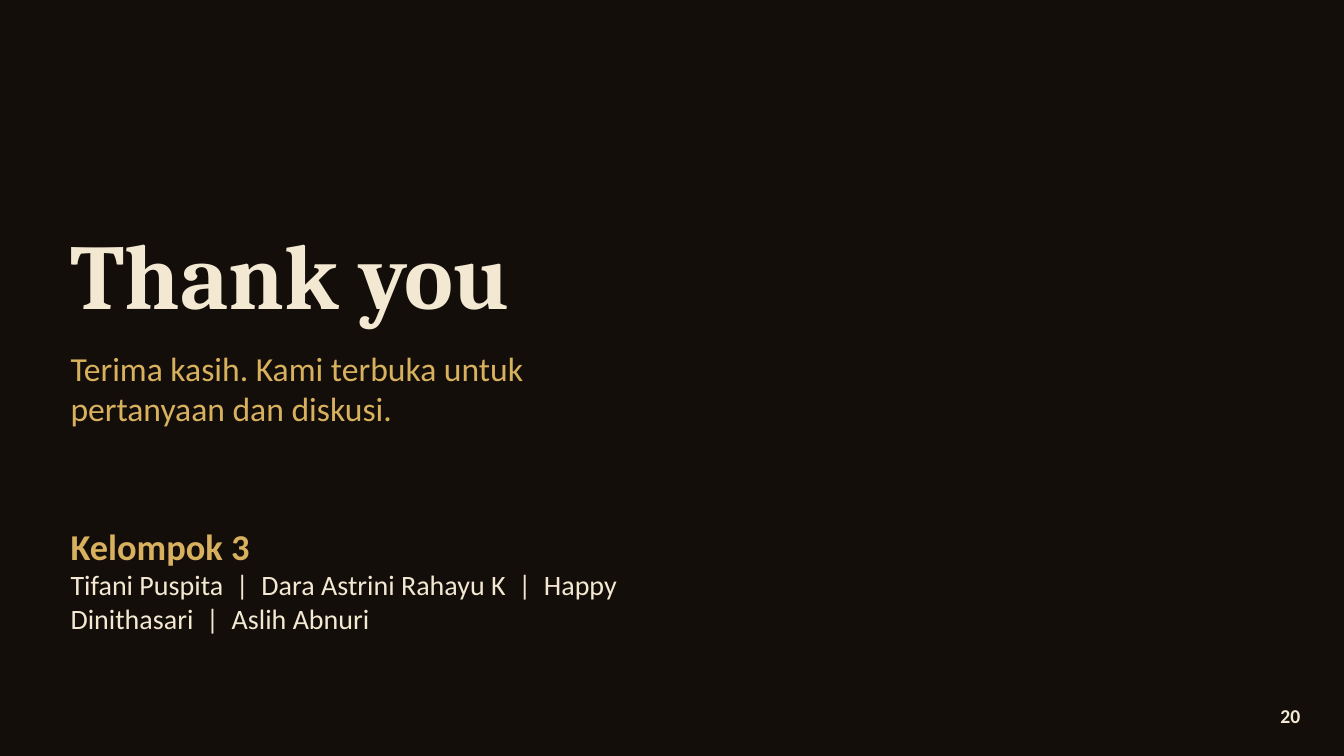
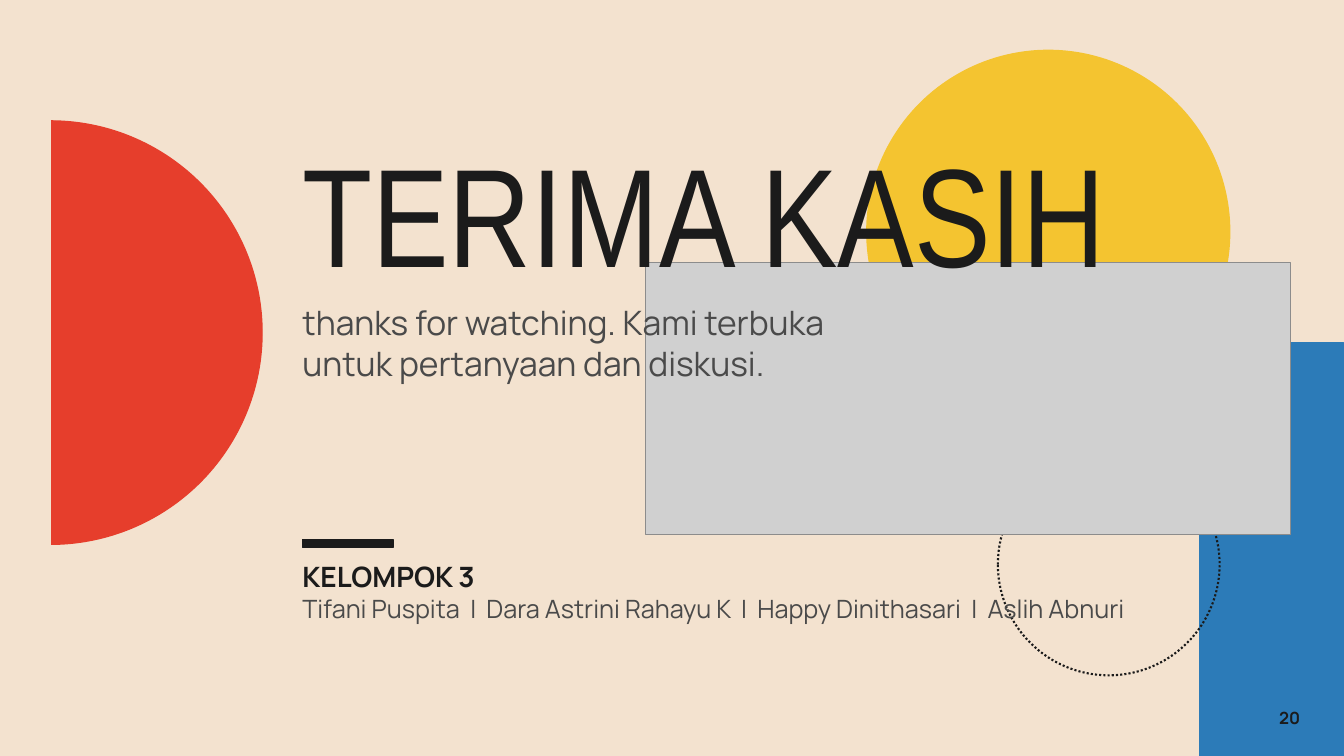
Before and after one commit to aslihabnuri/Dom-Manipulation, a slide deck: slide 20 of strategic-management/airasia-case/SMJKT_Group 3_Aslih_Case AirAsia.pptx. Drawn at 1344x756 pixels with LibreOffice and Linux fonts; fonts in the diff are those of the drawing; grey boxes stand for pictures; background and template pictures are left out. Boxes give left, top, right and bottom in pixels: in the first picture for what was removed or moved away, otherwise in the second. Text is boxed around its words. In the diff, an @@ line names an element or a change of style, - is before the commit and + after.

```diff
--- a/strategic-management/airasia-case/SMJKT_Group 3_Aslih_Case AirAsia.pptx
+++ b/strategic-management/airasia-case/SMJKT_Group 3_Aslih_Case AirAsia.pptx
@@ background picture (left out) to #F3E2CF @@
@@ ellipse added at (867, 50, 1230, 413), fill #F4C430, outline #F4C430 1 pt @@
@@ rectangle added at (0, 119, 50, 546), fill #F3E2CF, outline #F3E2CF 1 pt @@
@@ ellipse added at (0, 121, 262, 544), fill #E63E2C, outline #E63E2C 1 pt @@
@@ text added at (302, 154, 1105, 292), 100 pt, text #1B1B1B @@
+TERIMA KASIH
@@ text removed at (71, 244, 510, 328) @@
-Thank you
@@ picture added at (645, 262, 1291, 534) @@
@@ text at (302, 304, 824, 384): text changed; font Calibri to Manrope; text colour #D8B15E to #4A4A4A @@
-Terima kasih. Kami terbuka untuk pertanyaan dan diskusi.
+thanks for watching. Kami terbuka untuk pertanyaan dan diskusi.
@@ rectangle added at (1200, 343, 1344, 756), fill #2C7BB8, outline #2C7BB8 1 pt @@
@@ ellipse added at (998, 454, 1220, 676), outline #1B1B1B 1.5 pt dashed @@
@@ rectangle added at (302, 539, 393, 547), fill #1B1B1B, outline #1B1B1B 1 pt @@
@@ text at (302, 566, 474, 588): text changed; size 26 to 20 pt; font Calibri to Manrope; text colour #D8B15E to #1B1B1B @@
-Kelompok 3
+KELOMPOK 3
@@ text "KELOMPOK 3": place and size @@
-text "KELOMPOK 3" at (71, 534, 617, 629)
+text "KELOMPOK 3" at (302, 566, 1124, 624)
@@ text at (302, 594, 1124, 624): size 20 to 18 pt, font Calibri to Manrope, text colour #F3E8D2 to #4A4A4A in "Tifani Puspita | Dara Astrini Rahayu K ..." @@
@@ text "20" at (1279, 711, 1300, 724): size 14 to 12 pt, font Calibri to Manrope, text colour #F3E8D2 to #1B1B1B @@
```
Also in this commit, not shown: 19 other slides changed, 24 other files.
